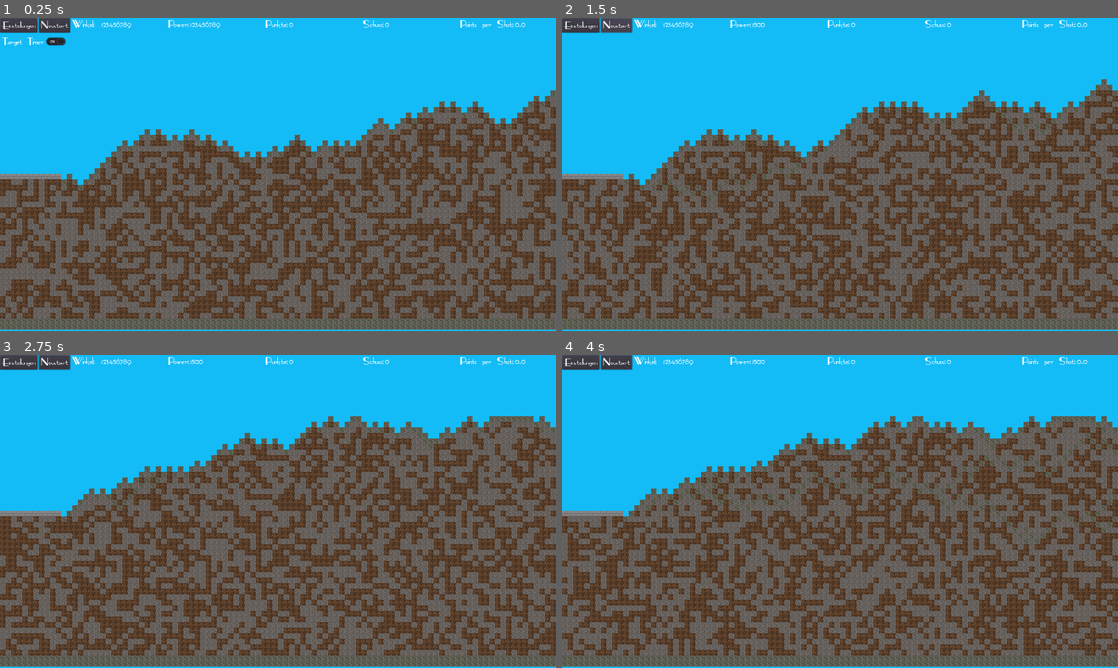
Above: before the commit, frames 1-4 (two rows, left to right).
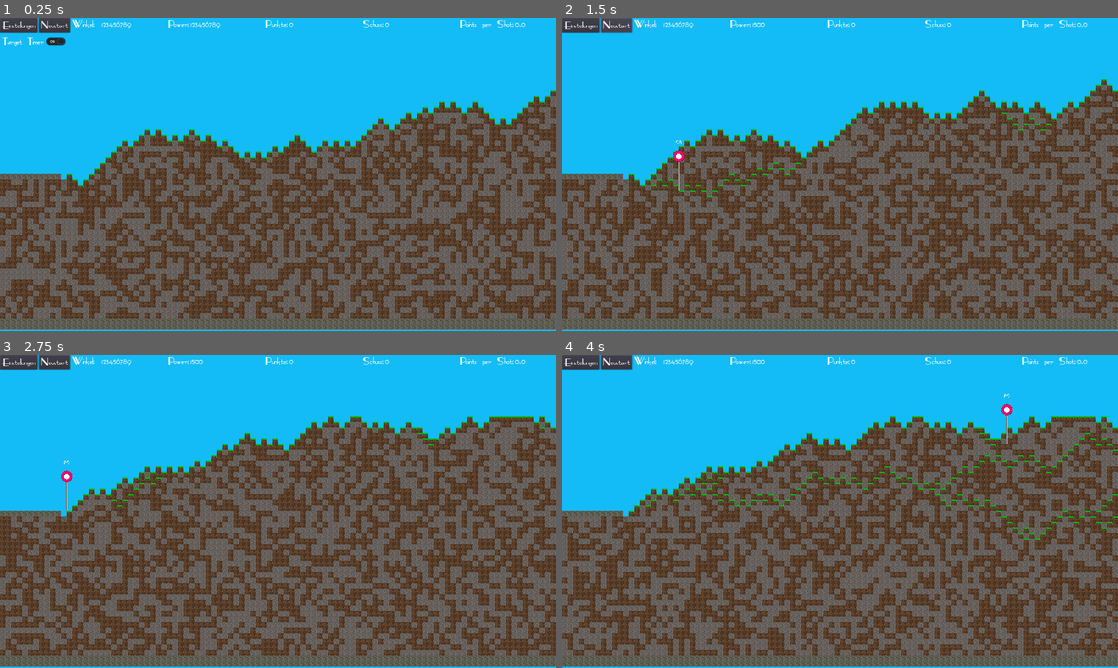
Above: after the commit, the same moments.

Repository: Coding-4Fun/Just4Fun_Mini_Shootergame
Game: Godot game, scene res://MainGame.tscn
Same seed, same stepped clock (60 frames per second), same inputs: the game is played once before the commit and once after it.
Inputs (mouse positions are in pixels of both pictures, inside the frame that each line leads up to):
- Up to frame 1 (0.25 s): no input
- Up to frame 2 (1.5 s): click "Einstellungen" at 0.5 s; click "Neustart" at 1.25 s
- Up to frame 3 (2.75 s): tap Enter at 2 s; move the mouse to (400, 495) at 2.02 s; hold Right (ui_right) from 2.03 s (still down); tap Mouse wheel down (cannon_power_minus) at 2.1 s
- Up to frame 4 (4 s): tap Space (cannon_shoot) at 2.75, 3.6 s; move the mouse to (728, 527) at 2.77 s; release Right (ui_right) at 2.78 s; hold Down (ui_down) 2.78-3.53 s; tap Mouse wheel up (cannon_power_plus) at 2.85 s; tap Enter at 3.5 s; move the mouse to (895, 442) at 3.52 s; hold Right (ui_right) from 3.53 s (still down)

The runs differ from the first frame. In frame 1, 1.7% of the frame differs, in the area x 0-100%, y 23-56%; in frame 2, 2.4%; in frame 3, 2.0%; in frame 4, 4.0%, in the area x 0-100%, y 12-61%.
Error before the commit: Invalid get index 'points' (on base: 'Node2D (Chunk.gd)'). (res://MainGame.gd:60)

Commit message:
Chg: Oberste Terain Line ist GRAS Block

Diff:
--- a/Terrain/Chunk/Chunk.gd
+++ b/Terrain/Chunk/Chunk.gd
@@ -28,6 +28,8 @@
 var surface_height = 64
 
 export (float) var mod = stepify(castlewidth, tile_width) / tile_width
+
+var points = PoolVector2Array()
 
 #export var world_depth = 32
 #export var f = 24
@@ -75,6 +77,11 @@
 			if x < mod and y == current_displacement:
 				new_block.block_type = 1
 
+#			GrasLine
+			if x > mod and y == current_displacement:
+				new_block.block_type = 0
+				points.append(Vector2(x*tile_width, y*tile_height))
+
 #			Midearth
 			elif y > current_displacement and y < world_tiles_y-2:
 				new_block.block_type = round(rand_range(2,3))
@@ -84,6 +91,7 @@
 				new_block.block_type = 4
 
 			new_block.translate(Vector2(x*tile_width, y*tile_height))
+
 			new_block.resize_BlockSize(blocscale)
 			add_child(new_block)
 		current_displacement = current_displacement + pow(-1.0, randi() % 2)
